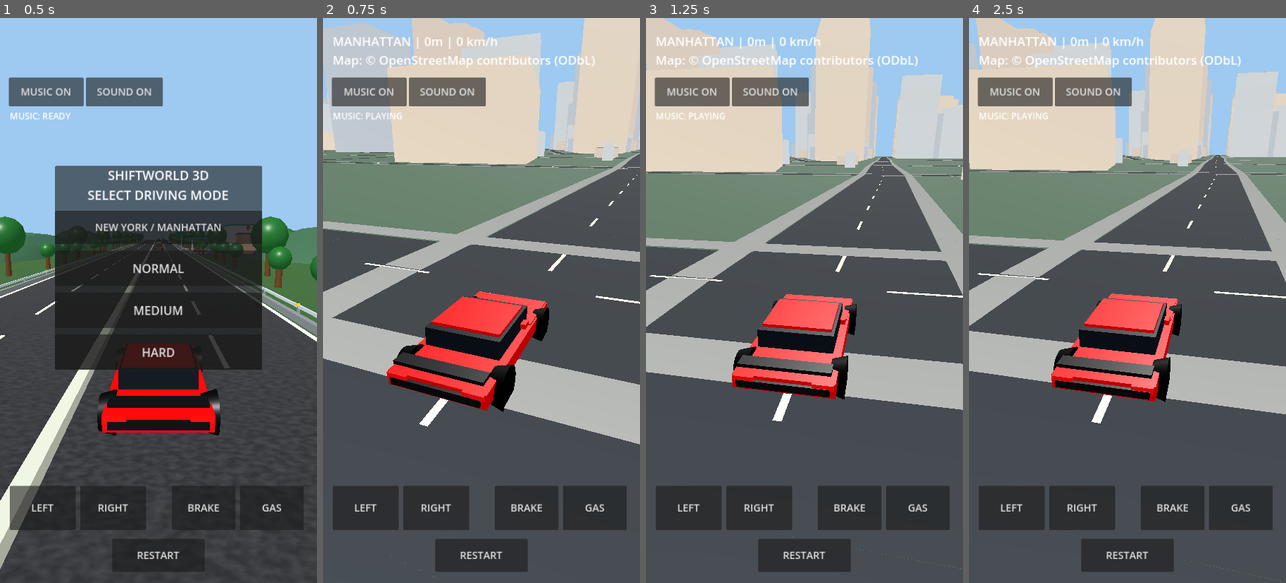
Above: before the commit, frames 1-4 (left to right).
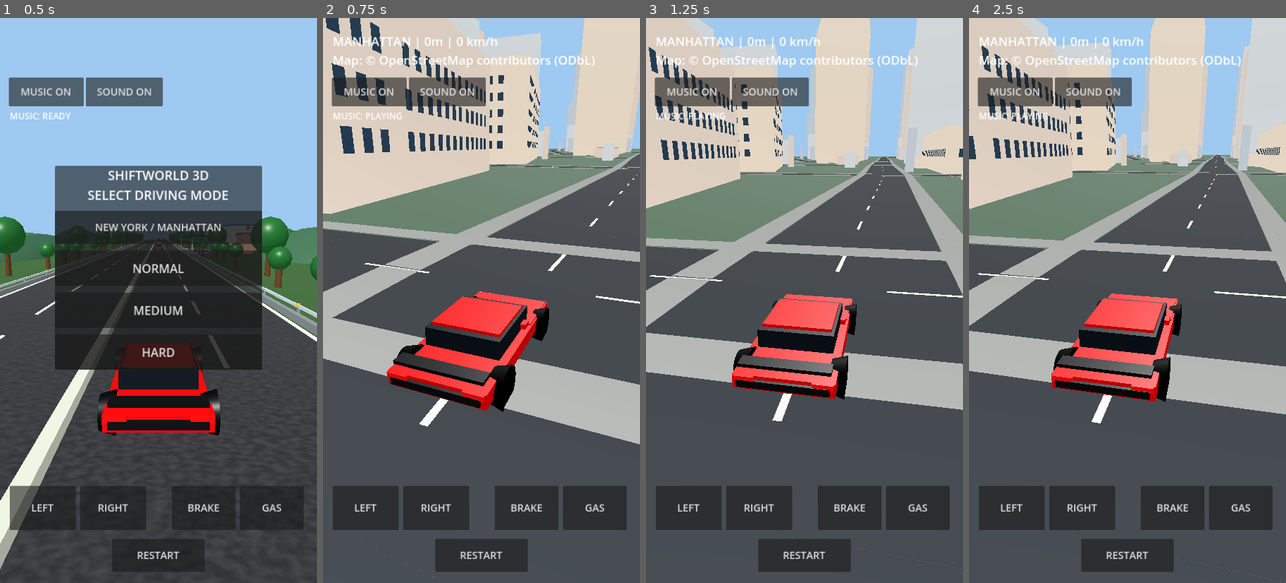
Above: after the commit, the same moments.

Repository: Mehedi13Wp/shiftworld-3d-
Game: Godot game, scene res://scenes/main.tscn
Two runs of this game, one before a commit and one after it. Both use one fixed random seed, a clock stepped at 60 frames per second and the inputs below.
Inputs:
- Up to frame 1 (0.5 s): no input
- Up to frame 2 (0.75 s): click "NEW YORK / MANHATTAN" at 0.5 s
- Up to frame 3 (1.25 s): no input
- Up to frame 4 (2.5 s): click "RESTART" at 1.25 s; click "NEW YORK / MANHATTAN" at 2 s

Frame 1 is identical in both runs. In frame 2, 10% of the frame differs, in the area x 0-100%, y 0-35%; in frame 3, 6.3%; in frame 4, 6.2%.

Commit message:
Prioritize near-spawn Manhattan buildings and batch glass facade windows

Diff:
--- a/scripts/city_world.gd
+++ b/scripts/city_world.gd
@@ -9,6 +9,8 @@
 var wall_materials: Array[StandardMaterial3D] = []
 var roof_material: StandardMaterial3D
 var ground_material: StandardMaterial3D
+var glass_material: StandardMaterial3D
+var window_count := 0
 
 func _mat(color: Color) -> StandardMaterial3D:
 	var m := StandardMaterial3D.new()
@@ -22,6 +24,9 @@
 	lane_material = _mat(Color(0.92, 0.89, 0.72))
 	roof_material = _mat(Color(0.38, 0.40, 0.43))
 	ground_material = _mat(Color(0.25, 0.34, 0.27))
+	glass_material = _mat(Color(0.12, 0.21, 0.29))
+	glass_material.metallic = 0.18
+	glass_material.roughness = 0.30
 	wall_materials.clear()
 	for c in [Color(0.65,0.67,0.68), Color(0.72,0.67,0.60), Color(0.59,0.62,0.65), Color(0.69,0.64,0.59)]:
 		wall_materials.append(_mat(c))
@@ -68,15 +73,34 @@
 		walls.append(st)
 	var roofs := SurfaceTool.new()
 	roofs.begin(Mesh.PRIMITIVE_TRIANGLES)
+	var glass := SurfaceTool.new()
+	glass.begin(Mesh.PRIMITIVE_TRIANGLES)
+	window_count = 0
+	# OSM ordering is arbitrary. Prioritize buildings around Times Square/spawn.
+	var buildings: Array = data.get("buildings", [])
+	buildings.sort_custom(func(a, b):
+		var pa: Array = a.get("points", [])
+		var pb: Array = b.get("points", [])
+		if pa.is_empty():
+			return false
+		if pb.is_empty():
+			return true
+		var ax: float = float(pa[0][0])
+		var az: float = float(pa[0][1])
+		var bx: float = float(pb[0][0])
+		var bz: float = float(pb[0][1])
+		return ax * ax + az * az < bx * bx + bz * bz
+	)
 	var count := 0
-	for building in data.get("buildings", []):
-		if _add_building(walls, roofs, building):
+	for building in buildings:
+		if _add_building(walls, roofs, glass, building):
 			count += 1
 			if count >= 650:
 				break
 	for i in range(walls.size()):
 		_commit(walls[i], wall_materials[i], "BuildingWalls" + str(i))
 	_commit(roofs, roof_material, "Roofs")
+	_commit(glass, glass_material, "FacadeWindows")
 	return true
 
 func _commit(st: SurfaceTool, material: StandardMaterial3D, node_name: String) -> void:
@@ -144,7 +168,34 @@
 		area += a.x * b.y - b.x * a.y
 	return area * 0.5
 
-func _add_building(walls: Array[SurfaceTool], roofs: SurfaceTool, building: Dictionary) -> bool:
+func _add_facade_windows(glass: SurfaceTool, a: Vector2, b: Vector2, height: float, signed_area: float) -> void:
+	if window_count >= 12000 or height < 7.0:
+		return
+	var edge := b - a
+	var length := edge.length()
+	if length < 5.0:
+		return
+	var forward := edge / length
+	var outward := Vector2(forward.y, -forward.x) * (1.0 if signed_area > 0.0 else -1.0)
+	var floors := mini(int(height / 3.8), 23)
+	var windows_across := mini(int(length / 3.0), 32)
+	for floor_index in range(1, floors):
+		var bottom := float(floor_index) * 3.8 + 0.15
+		var top := minf(bottom + 1.85, height - 0.25)
+		if top <= bottom:
+			continue
+		for i in range(windows_across):
+			if window_count >= 12000:
+				return
+			var t := float(i) * 3.0 + 1.45
+			if t + 0.75 >= length:
+				break
+			var left := a + forward * (t - 0.75) + outward * 0.07
+			var right := a + forward * (t + 0.75) + outward * 0.07
+			_quad(glass, Vector3(left.x,bottom,left.y), Vector3(right.x,bottom,right.y), Vector3(right.x,top,right.y), Vector3(left.x,top,left.y))
+			window_count += 1
+
+func _add_building(walls: Array[SurfaceTool], roofs: SurfaceTool, glass: SurfaceTool, building: Dictionary) -> bool:
 	var raw: Array = building.get("points", [])
 	if raw.size() < 4:
 		return false
@@ -175,10 +226,15 @@
 		return false
 	var height := clampf(float(building.get("height", 11.0)), 4.0, 90.0)
 	var facade: SurfaceTool = walls[int(building.get("id",0)) % walls.size()]
+	var facade_area := _polygon_area(outline)
+	var building_center := Vector2((min_x + max_x) * 0.5, (min_z + max_z) * 0.5)
+	var show_windows := building_center.length_squared() < 550.0 * 550.0
 	for i in range(outline.size()):
 		var a := outline[i]
 		var b := outline[(i+1) % outline.size()]
 		_quad(facade, Vector3(a.x,0,a.y), Vector3(b.x,0,b.y), Vector3(b.x,height,b.y), Vector3(a.x,height,a.y))
+		if show_windows:
+			_add_facade_windows(glass, a, b, height, facade_area)
 	for i in range(0,indices.size(),3):
 		var a := outline[indices[i]]
 		var b := outline[indices[i+1]]
